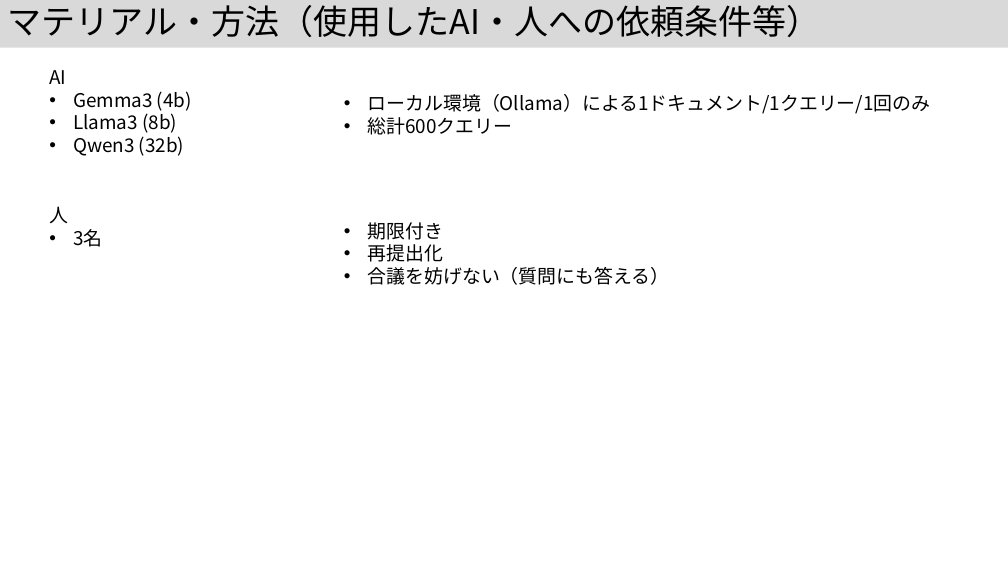
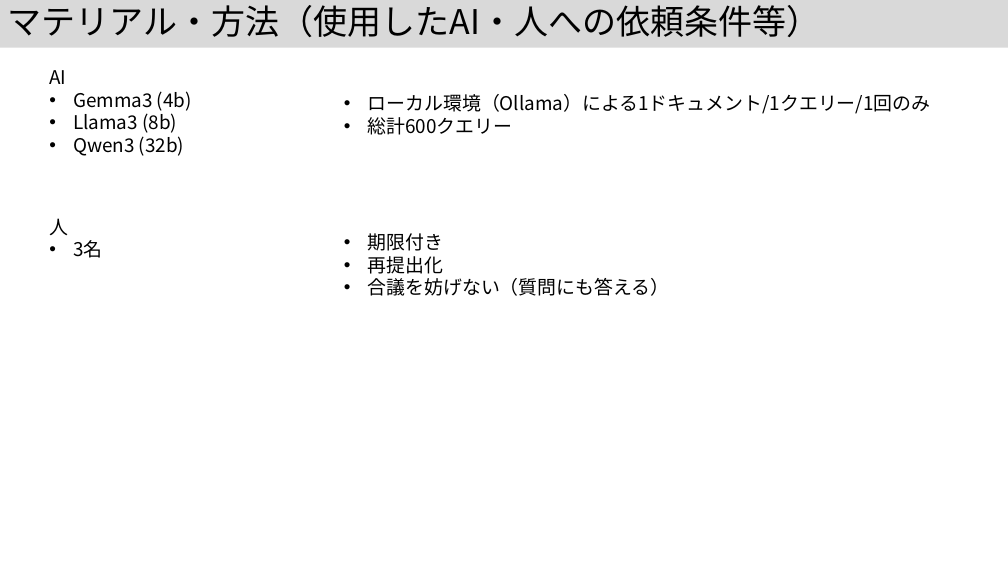
Before and after one commit to kouamano/nihongo-region-name-extract, a slide deck: slide 10 of jsik2026taikai.pptx. Drawn at 1008x567 pixels with LibreOffice and Linux fonts; fonts in the diff are those of the drawing. Boxes give left, top, right and bottom in pixels: in the first picture for what was removed or moved away, otherwise in the second. Text is boxed around its words. In the diff, an @@ line names an element or a change of style, - is before the commit and + after.

Commit message:
add

```diff
--- a/jsik2026taikai.pptx
+++ b/jsik2026taikai.pptx
@@ text "人": place and size @@
-text "人" at [49, 206, 102, 247]
+text "人" at [49, 218, 102, 258]
@@ text "期限付き": place and size @@
-text "期限付き" at [368, 222, 670, 285]
+text "期限付き" at [368, 233, 670, 296]
```
Also in this commit, not shown: 1 other slide changed.
